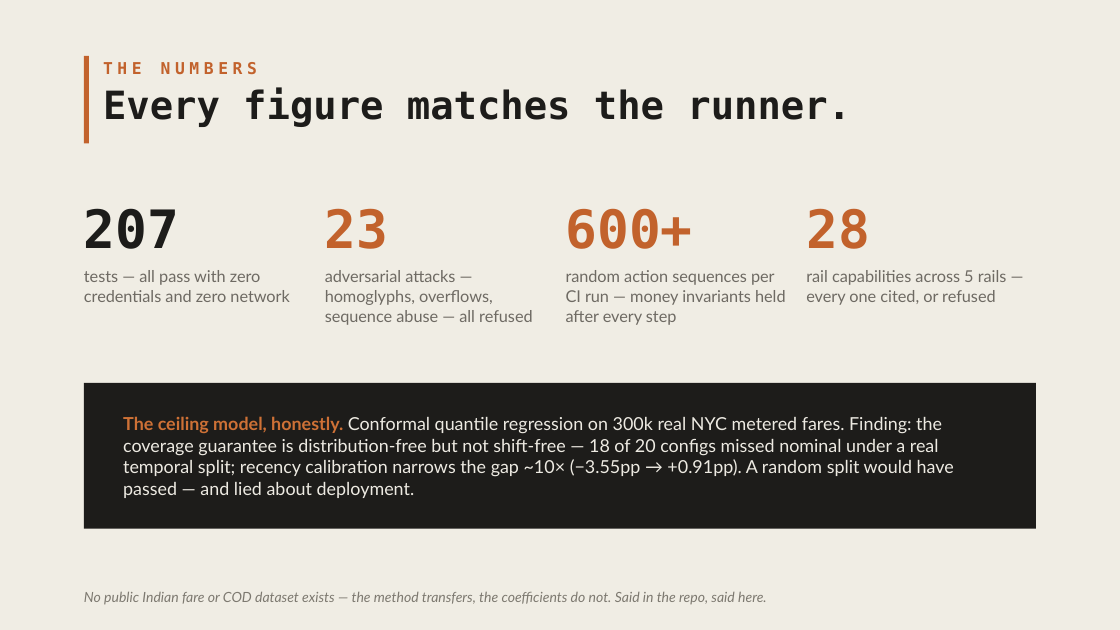
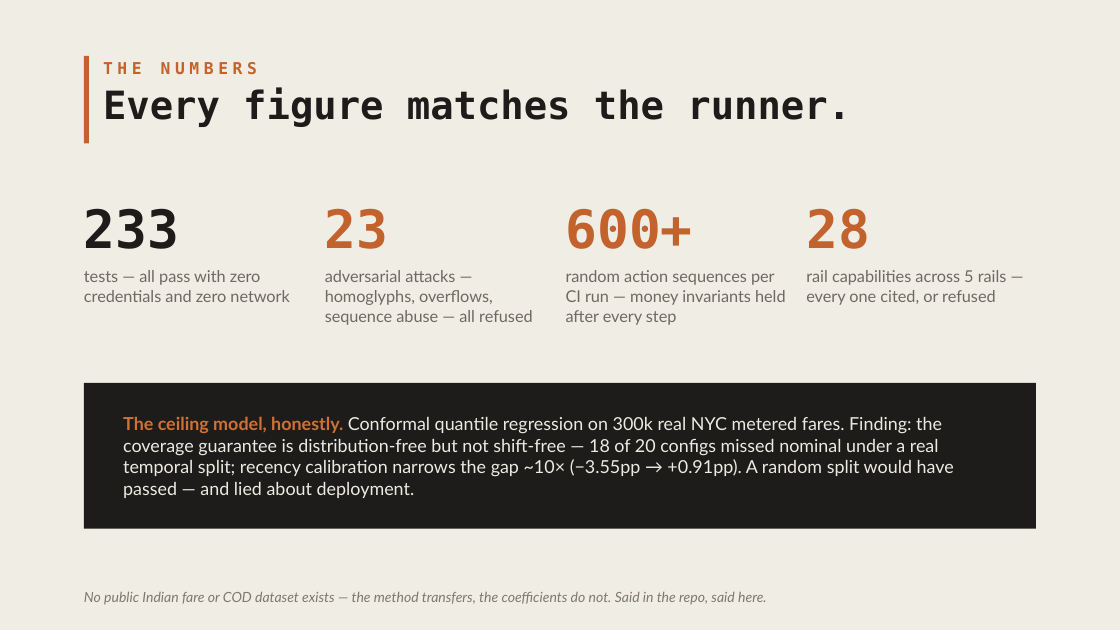
Before and after one commit to HERPESME/amanat, a slide deck: slide 10 of docs/pitch/amanat-deck.pptx. Drawn at 1120x630 pixels with LibreOffice and Linux fonts; fonts in the diff are those of the drawing. Boxes give left, top, right and bottom in pixels: in the first picture for what was removed or moved away, otherwise in the second. Text is boxed around its words. In the diff, an @@ line names an element or a change of style, - is before the commit and + after.

```diff
--- a/docs/pitch/amanat-deck.pptx
+++ b/docs/pitch/amanat-deck.pptx
@@ text at <box>84,208,179,249</box>: text changed @@
-207
+233
```
Also in this commit, not shown: 3 other files.
